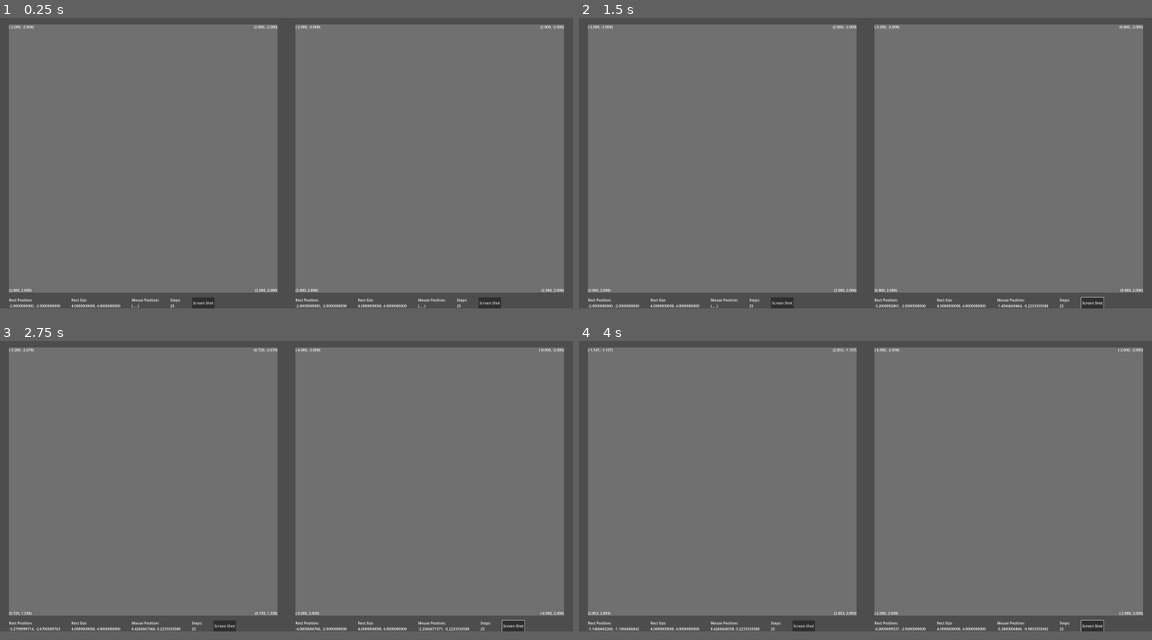
Above: before the commit, frames 1-4 (two rows, left to right).
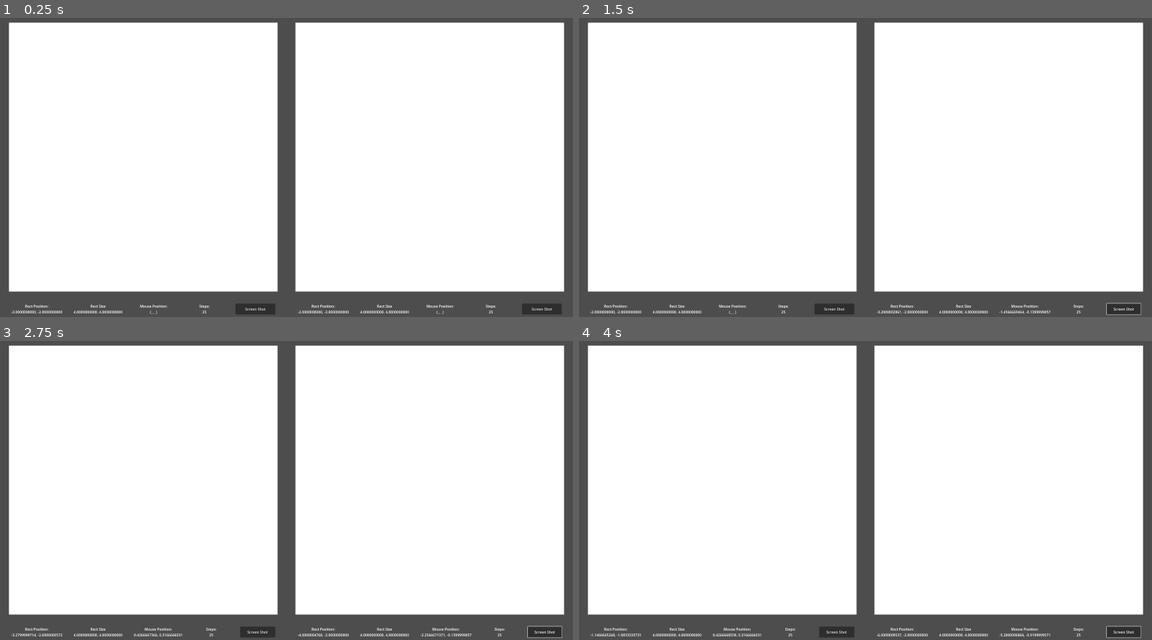
Above: after the commit, the same moments.

Repository: kirkatia98/mandelbrot
Game: Godot game, scene res://root.tscn
The game is run twice, just before and just after one commit, with the same random seed, the same clock (stepped at 60 frames per second) and the same inputs.
Inputs (mouse positions are in pixels of both pictures, inside the frame that each line leads up to):
- Up to frame 1 (0.25 s): no input
- Up to frame 2 (1.5 s): click "Screen Shot" at 0.5 s; tap Enter at 1.25 s; move the mouse to (991, 143) at 1.27 s; hold Right (ui_right) from 1.28 s (still down); click (991, 143) at 1.42 s
- Up to frame 3 (2.75 s): release Right (ui_right) at 2 s; tap Space at 2 s; drag from (171, 496) to (257, 541) at 2.02 s
- Up to frame 4 (4 s): tap Enter at 2.75 s; move the mouse to (922, 415) at 2.77 s; hold Right (ui_right) 2.78-3.5 s; click (922, 415) at 2.92 s; tap Space at 3.5 s; drag from (836, 541) to (693, 436) at 3.52 s
In our replay, the window is 800x418 before the commit and 800x430 after it. These sizes can differ from the game's own. Grey fills any space a smaller window leaves; there, only what the larger window draws over its background counts as a difference.

The runs differ from the first frame. In frame 1, 87% of the frame differs, in the area x 1-99%, y 1-100%; in frame 2, 87%; in frame 3, 87%; in frame 4, 87%.

Commit message:
saves viewport images instead, using subviewport

Diff:
--- a/fractal.gd
+++ b/fractal.gd
@@ -1,14 +1,17 @@
 @tool
-class_name Fractal extends ColorRect
-
-@export var debug : bool = false :
-	set(val):
-		debug = val
-		(material as ShaderMaterial).set_shader_parameter("debug", debug)
+class_name Fractal extends Control
 
 @export var pan_speed : float = 0.1
-@export var zoom_speed : float = 0.9
+@export var zoom_speed : float = 0.95
 @export var margin : int = 25
+
+@export var subviewport : SubViewport
+
+@export var color_rect : ColorRect
+
+@export var shader_material : ShaderMaterial:
+	set(val):
+		shader_material = val
 
 
 @export_group("Shader Paramaters")
@@ -24,13 +27,15 @@
 		shader_material.set_shader_parameter("rect_size", rect_size)
 		update_labels()
 
-
-@export var shader_material : ShaderMaterial = material as ShaderMaterial
-
 @export var palette_image : Texture2D:
 	set(val):
 		palette_image = val
 		shader_material.set_shader_parameter("palette_image", val)
+
+@export var debug : bool = false :
+	set(val):
+		debug = val
+		(material as ShaderMaterial).set_shader_parameter("debug", debug)
 
 
 @export_group("Boundary Coordinates")
@@ -78,10 +83,10 @@
 	if not Engine.is_editor_hint():
 
 		# if in the code, get the local mouse position and scale it to the display size
-		var local_mouse = get_local_mouse_position()
-		var global_mouse = get_global_mouse_position()
+		var local_mouse = color_rect.get_local_mouse_position()
+		var global_mouse = color_rect.get_global_mouse_position()
 
-		if(get_rect().has_point(global_mouse)):
+		if(color_rect.get_rect().has_point(global_mouse)):
 			var mouse_position = local_to_shader(local_mouse)
 			mp_text = fmt_str_long % [mouse_position.x, mouse_position.y]
 
@@ -90,7 +95,7 @@
 
 # convert local coordinates to coordinates used in the shader
 func local_to_shader(local : Vector2):
-	local /= get_rect().size
+	local /= color_rect.get_rect().size
 	local *= rect_size
 	local += rect_position
 
@@ -106,7 +111,7 @@
 
 
 func save_png():
-	var viewport : Viewport = get_viewport()
+	var viewport : Viewport = subviewport.get_viewport()
 	var texture: Texture2D = viewport.get_texture()
 	var image : Image = texture.get_image()
 
@@ -117,10 +122,10 @@
 
 # drag and zoom input using a mouse
 func _input(event):
-	var local_mouse = get_local_mouse_position()
-	var global_mouse = get_global_mouse_position()
+	var local_mouse = color_rect.get_local_mouse_position()
+	var global_mouse = color_rect.get_global_mouse_position()
 
-	var screen_rect = get_rect()
+	var screen_rect = color_rect.get_rect()
 
 	# shrink the actionable area by margin to prevent errant input
 	if(!screen_rect.grow(-margin).has_point(global_mouse)):
--- a/fractal.tscn
+++ b/fractal.tscn
@@ -1,29 +1,32 @@
-[gd_scene load_steps=5 format=3 uid="uid://ctmsc8syid57c"]
+[gd_scene load_steps=4 format=3 uid="uid://ctmsc8syid57c"]
 
 [ext_resource type="Script" path="res://fractal.gd" id="1_528h7"]
 [ext_resource type="Material" uid="uid://3uw8qk1x64iy" path="res://shader_code/shader.tres" id="2_mqpwo"]
-[ext_resource type="Texture2D" uid="uid://dwepd35tq6fv1" path="res://palettes/mulberry-1x.png" id="3_ht5u3"]
 [ext_resource type="Shader" path="res://shader_code/sample.gdshader" id="4_lsovt"]
 
-[node name="Fractal" type="ColorRect" node_paths=PackedStringArray("TL", "TR", "BR", "BL", "RP", "RS", "MP", "ST")]
+[node name="Fractal" type="Control" node_paths=PackedStringArray("subviewport", "color_rect", "TL", "TR", "BR", "BL", "RP", "RS", "MP", "ST")]
 material = ExtResource("2_mqpwo")
-custom_minimum_size = Vector2(1200, 1200)
-offset_right = 1200.0
-offset_bottom = 1200.0
-color = Color(0.44, 0.44, 0.44, 1)
+layout_mode = 3
+anchor_right = 0.5
+anchor_bottom = 1.0
+grow_vertical = 2
 script = ExtResource("1_528h7")
+subviewport = NodePath("VBoxContainer/MarginContainer/SubViewportContainer/SubViewport")
+color_rect = NodePath("VBoxContainer/MarginContainer/SubViewportContainer/SubViewport/ColorRect")
 shader_material = ExtResource("2_mqpwo")
-palette_image = ExtResource("3_ht5u3")
-TL = NodePath("Boundary Coordinates/TopLeft")
-TR = NodePath("Boundary Coordinates/TopRight")
-BR = NodePath("Boundary Coordinates/BottomRight")
-BL = NodePath("Boundary Coordinates/BottomLeft")
-RP = NodePath("Debug Hints/Rect Position")
-RS = NodePath("Debug Hints/Rect Size")
-MP = NodePath("Debug Hints/Mouse Position")
-ST = NodePath("Debug Hints/Steps")
+TL = NodePath("VBoxContainer/MarginContainer/Boundary Coordinates/TopLeft")
+TR = NodePath("VBoxContainer/MarginContainer/Boundary Coordinates/TopRight")
+BR = NodePath("VBoxContainer/MarginContainer/Boundary Coordinates/BottomRight")
+BL = NodePath("VBoxContainer/MarginContainer/Boundary Coordinates/BottomLeft")
+RP = NodePath("VBoxContainer/Debug Hints/VBoxContainer/Rect Position")
+RS = NodePath("VBoxContainer/Debug Hints/VBoxContainer/Rect Size")
+MP = NodePath("VBoxContainer/Debug Hints/VBoxContainer/Mouse Position")
+ST = NodePath("VBoxContainer/Debug Hints/VBoxContainer/Steps")
 
-[node name="Boundary Coordinates" type="Control" parent="."]
+[node name="ResourcePreloader" type="ResourcePreloader" parent="."]
+resources = [PackedStringArray("sample", "shader"), [ExtResource("4_lsovt"), ExtResource("2_mqpwo")]]
+
+[node name="VBoxContainer" type="VBoxContainer" parent="."]
 layout_mode = 1
 anchors_preset = 15
 anchor_right = 1.0
@@ -31,13 +34,36 @@
 grow_horizontal = 2
 grow_vertical = 2
 
-[node name="TopLeft" type="Label" parent="Boundary Coordinates"]
+[node name="MarginContainer" type="MarginContainer" parent="VBoxContainer"]
+layout_mode = 2
+theme_override_constants/margin_left = 40
+theme_override_constants/margin_top = 50
+theme_override_constants/margin_right = 40
+theme_override_constants/margin_bottom = 50
+
+[node name="SubViewportContainer" type="SubViewportContainer" parent="VBoxContainer/MarginContainer"]
+layout_mode = 2
+
+[node name="SubViewport" type="SubViewport" parent="VBoxContainer/MarginContainer/SubViewportContainer"]
+handle_input_locally = false
+size = Vector2i(1200, 1200)
+render_target_update_mode = 4
+
+[node name="ColorRect" type="ColorRect" parent="VBoxContainer/MarginContainer/SubViewportContainer/SubViewport"]
+material = ExtResource("2_mqpwo")
+offset_right = 1200.0
+offset_bottom = 1200.0
+
+[node name="Boundary Coordinates" type="Control" parent="VBoxContainer/MarginContainer"]
+layout_mode = 2
+
+[node name="TopLeft" type="Label" parent="VBoxContainer/MarginContainer/Boundary Coordinates"]
 layout_mode = 1
 offset_right = 18.0
 offset_bottom = 23.0
 text = "(-2.000, -2.000)"
 
-[node name="TopRight" type="Label" parent="Boundary Coordinates"]
+[node name="TopRight" type="Label" parent="VBoxContainer/MarginContainer/Boundary Coordinates"]
 layout_mode = 1
 anchors_preset = 1
 anchor_left = 1.0
@@ -47,7 +73,7 @@
 grow_horizontal = 0
 text = "(2.000, -2.000)"
 
-[node name="BottomRight" type="Label" parent="Boundary Coordinates"]
+[node name="BottomRight" type="Label" parent="VBoxContainer/MarginContainer/Boundary Coordinates"]
 layout_mode = 1
 anchors_preset = 3
 anchor_left = 1.0
@@ -60,7 +86,7 @@
 grow_vertical = 0
 text = "(2.000, 2.000)"
 
-[node name="BottomLeft" type="Label" parent="Boundary Coordinates"]
+[node name="BottomLeft" type="Label" parent="VBoxContainer/MarginContainer/Boundary Coordinates"]
 layout_mode = 1
 anchors_preset = 2
 anchor_top = 1.0
@@ -70,43 +96,50 @@
 grow_vertical = 0
 text = "(2.000, 2.000)"
 
-[node name="Debug Hints" type="HBoxContainer" parent="."]
-layout_mode = 1
-anchors_preset = -1
-anchor_top = 1.0
-anchor_right = 1.0
-anchor_bottom = 1.0
-offset_top = 50.0
-offset_bottom = 70.0
-grow_horizontal = 2
-grow_vertical = 0
+[node name="Debug Hints" type="MarginContainer" parent="VBoxContainer"]
+layout_mode = 2
+theme_override_constants/margin_left = 50
+theme_override_constants/margin_right = 50
+
+[node name="VBoxContainer" type="HBoxContainer" parent="VBoxContainer/Debug Hints"]
+layout_mode = 2
 theme_override_constants/separation = 50
 
-[node name="Rect Position" type="Label" parent="Debug Hints"]
+[node name="Rect Position" type="Label" parent="VBoxContainer/Debug Hints/VBoxContainer"]
 layout_mode = 2
+size_flags_horizontal = 3
+size_flags_vertical = 1
 text = "Rect Position:
 -2.0000000000, -2.0000000000"
+horizontal_alignment = 1
 
-[node name="Rect Size" type="Label" parent="Debug Hints"]
+[node name="Rect Size" type="Label" parent="VBoxContainer/Debug Hints/VBoxContainer"]
 layout_mode = 2
+size_flags_horizontal = 3
+size_flags_vertical = 1
 text = "Rect Size
 4.0000000000, 4.0000000000"
+horizontal_alignment = 1
 
-[node name="Mouse Position" type="Label" parent="Debug Hints"]
+[node name="Mouse Position" type="Label" parent="VBoxContainer/Debug Hints/VBoxContainer"]
 layout_mode = 2
+size_flags_horizontal = 3
+size_flags_vertical = 1
 text = "Mouse Position:
 (_, _)"
+horizontal_alignment = 1
 
-[node name="Steps" type="Label" parent="Debug Hints"]
+[node name="Steps" type="Label" parent="VBoxContainer/Debug Hints/VBoxContainer"]
 layout_mode = 2
+size_flags_horizontal = 3
+size_flags_vertical = 1
 text = "Steps:
 25"
+horizontal_alignment = 1
 
-[node name="ResourcePreloader" type="ResourcePreloader" parent="Debug Hints"]
-resources = [PackedStringArray("sample", "shader"), [ExtResource("4_lsovt"), ExtResource("2_mqpwo")]]
-
-[node name="Button" type="Button" parent="Debug Hints"]
+[node name="Button" type="Button" parent="VBoxContainer/Debug Hints/VBoxContainer"]
 layout_mode = 2
+size_flags_horizontal = 3
 text = "Screen Shot"
 
-[connection signal="pressed" from="Debug Hints/Button" to="." method="save_png"]
+[connection signal="pressed" from="VBoxContainer/Debug Hints/VBoxContainer/Button" to="." method="save_png"]
--- a/project.godot
+++ b/project.godot
@@ -18,7 +18,8 @@
 [display]
 
 window/size/viewport_width=2560
-window/size/viewport_height=1340
+window/size/viewport_height=1377
+window/size/mode=2
 
 [input]
 
--- a/root.tscn
+++ b/root.tscn
@@ -41,7 +41,6 @@
 [node name="Mandlebrot" parent="." instance=ExtResource("2_45h1s")]
 material = SubResource("ShaderMaterial_3e100")
 layout_mode = 1
-anchors_preset = -1
 anchor_left = 0.25
 anchor_top = 0.5
 anchor_right = 0.25
@@ -50,15 +49,12 @@
 offset_top = -600.0
 offset_right = 600.0
 offset_bottom = 600.0
-grow_horizontal = 2
-grow_vertical = 2
 shader_material = SubResource("ShaderMaterial_3e100")
 palette_image = ExtResource("2_nhrhf")
 
 [node name="Julia" parent="." instance=ExtResource("2_45h1s")]
 material = SubResource("ShaderMaterial_aqy0j")
 layout_mode = 1
-anchors_preset = -1
 anchor_left = 0.75
 anchor_top = 0.5
 anchor_right = 0.75
@@ -67,8 +63,6 @@
 offset_top = -600.0
 offset_right = 600.0
 offset_bottom = 600.0
-grow_horizontal = 2
-grow_vertical = 2
 shader_material = SubResource("ShaderMaterial_aqy0j")
 palette_image = ExtResource("2_nhrhf")
 
--- a/shader_code/shader.tres
+++ b/shader_code/shader.tres
@@ -1,11 +1,12 @@
 [gd_resource type="ShaderMaterial" load_steps=3 format=3 uid="uid://3uw8qk1x64iy"]
 
-[ext_resource type="Shader" path="res://shader_code/mandlebrot.gdshader" id="1_fc2w7"]
+[ext_resource type="Shader" path="res://shader_code/sample.gdshader" id="1_ukcoe"]
 [ext_resource type="Texture2D" uid="uid://dwepd35tq6fv1" path="res://palettes/mulberry-1x.png" id="2_il2fp"]
 
 [resource]
 resource_local_to_scene = true
-shader = ExtResource("1_fc2w7")
+shader = ExtResource("1_ukcoe")
+shader_parameter/cursor = null
 shader_parameter/debug = null
 shader_parameter/rect_position = Vector2(-2, -2)
 shader_parameter/rect_size = Vector2(4, 4)
Binary file changed: image.png
